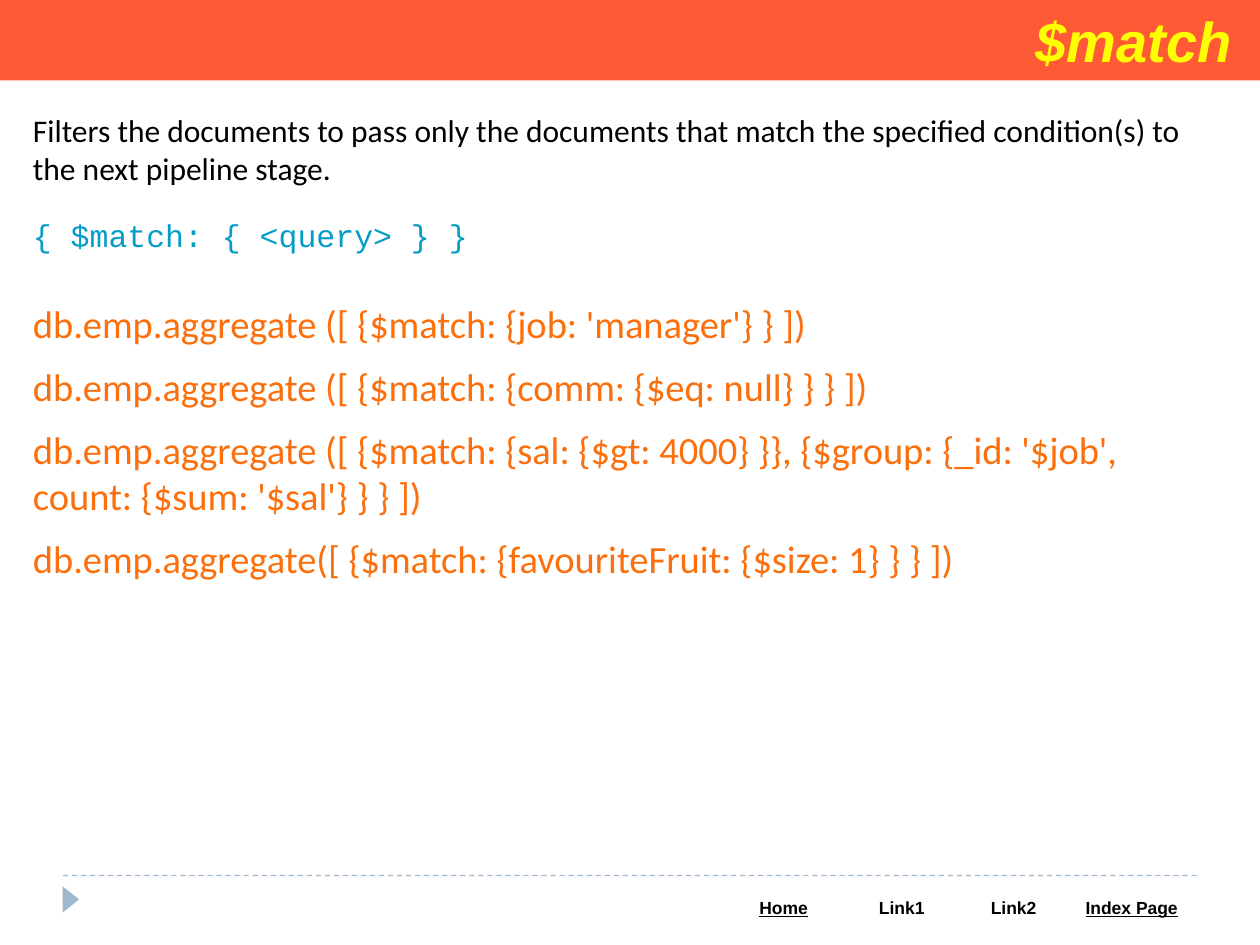
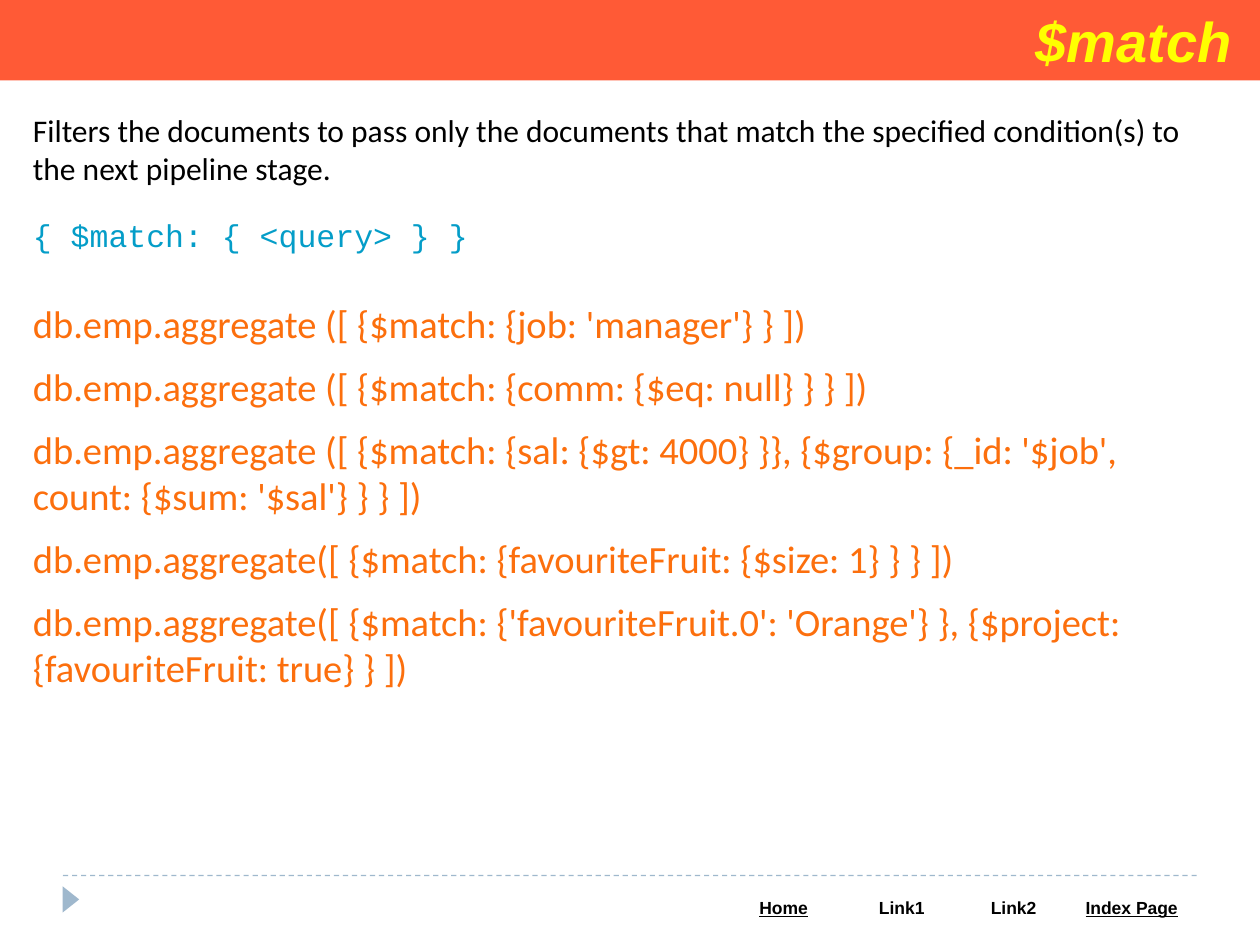
Before and after one commit to Saleel-Bagde/PPT-s, a slide deck: slide 96 of MongoDB PPT.pptx. Drawn at 1260x945 pixels with LibreOffice and Linux fonts; fonts in the diff are those of the drawing. Boxes give left, top, right and bottom in pixels: in the first picture for what was removed or moved away, otherwise in the second. Text is boxed around its words. In the diff, an @@ line names an element or a change of style, - is before the commit and + after.

```diff
--- a/MongoDB PPT.pptx
+++ b/MongoDB PPT.pptx
@@ text at (33, 608, 1120, 688): paragraph added @@
+db.emp.aggregate([ {$match: {'favouriteFruit.0': 'Orange'} }, {$project: {favouriteFruit: true} } ])
```
Also in this commit, not shown: 3 other slides changed.
